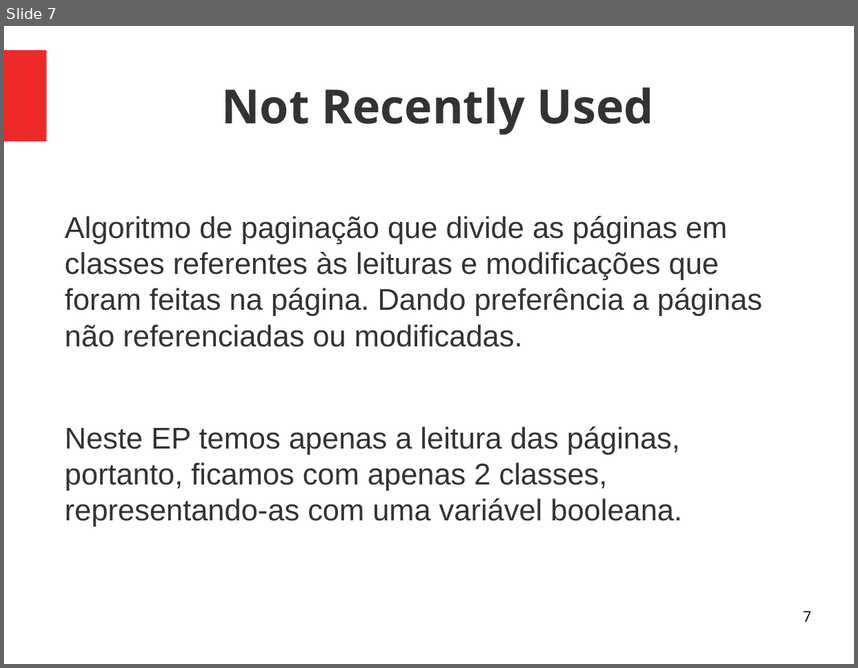
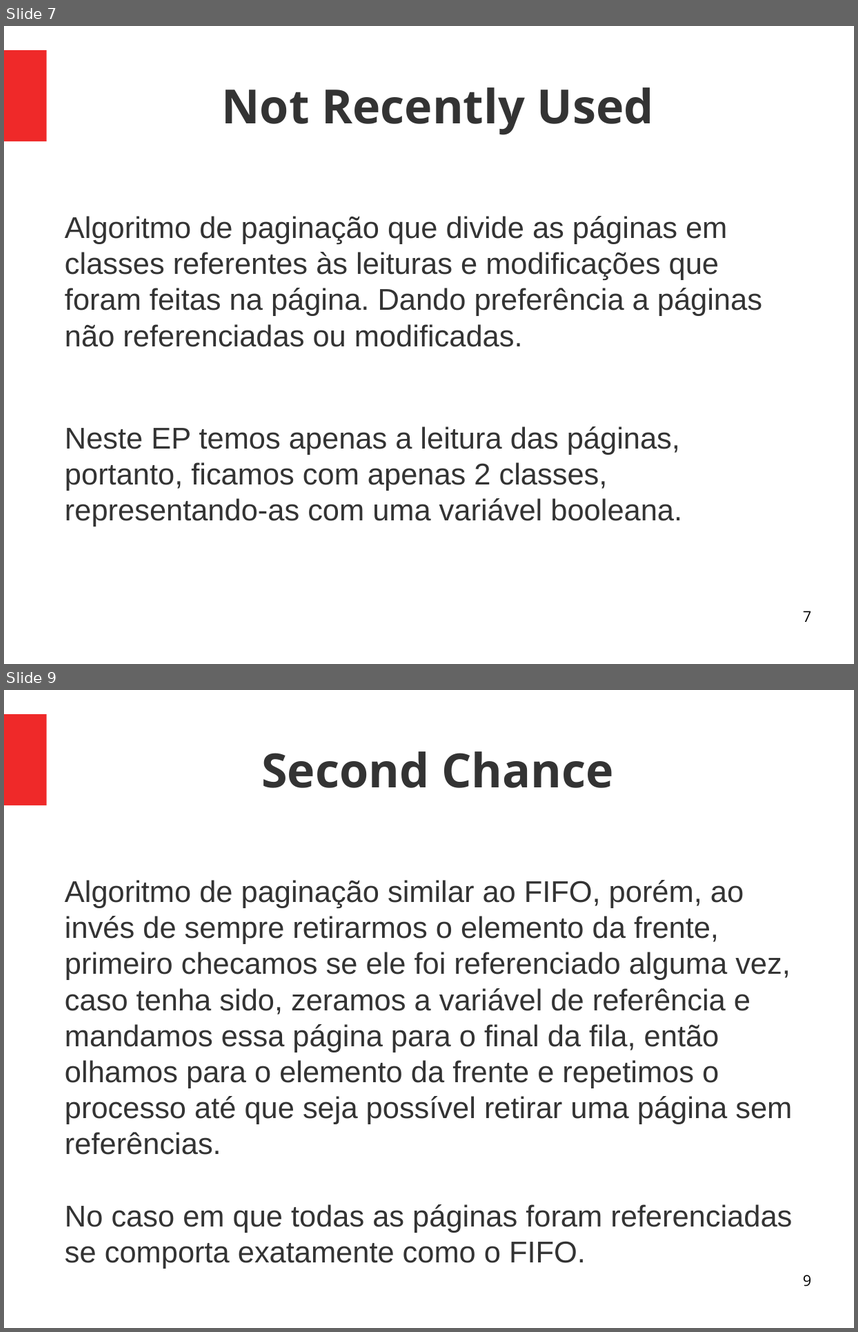
Before and after one commit to Mlordx/sistemasoperacionais, a slide deck: ep2/apresentacao.odp. Shown one above the other, each under a label of ours: slide 7 before the commit, slides 7 and 9 after it; the slides between them are not shown. The pictures are 858x668 and 858x1332 pixels, drawn with LibreOffice and Linux fonts; fonts in the diff are those of the drawing. Boxes give left, top, right and bottom in pixels: in the first picture for what was removed or moved away, otherwise in the second. Text is boxed around its words. In the diff, an @@ line names an element or a change of style, - is before the commit and + after.

Commit message:
Terminei de escrever sobre os algoritmos na apresentação

```diff
--- a/ep2/apresentacao.odp
+++ b/ep2/apresentacao.odp
@@ slide 9 added at <box>4,690,854,1328</box>, background #FFFFFF; not listed: 1 template element that a slide beside it also shows @@
@@ title added at <box>261,751,614,788</box>, 44 pt, text #333333, bold @@
+Second Chance
@@ text added at <box>65,880,792,1232</box>, 28 pt, text #333333 @@
+Algoritmo de paginação similar ao FIFO, porém, ao invés de sempre retirarmos o elemento da frente, primeiro checamos se ele foi referenciado alguma vez, caso tenha sido, zeramos a variável de referência e mandamos essa página para o final da fila, então olhamos para o elemento da frente e repetimos o processo até que seja possível retirar uma página sem referências.
+No caso em que todas as páginas foram referenciadas se comporta exatamente como o FIFO.
@@ page number added at <box>803,1274,811,1286</box>, 14 pt, text #000000 @@
+9
```
Also in this commit, not shown: 2 other slides added.
